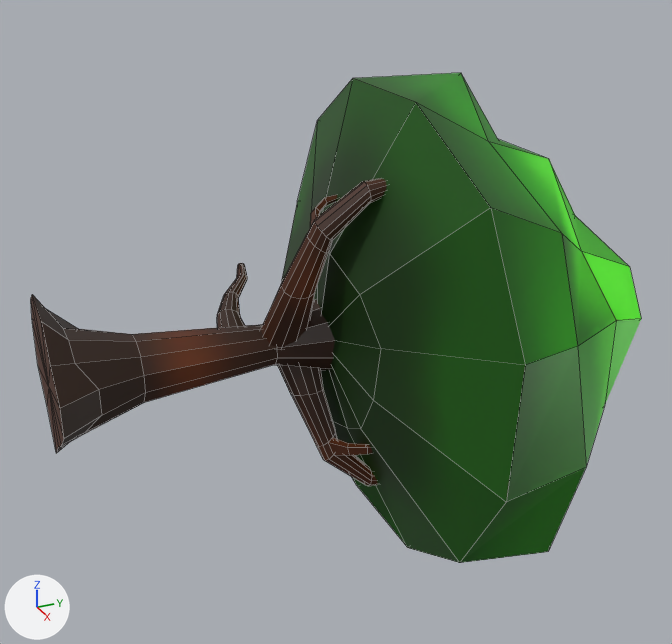
Two versions of the FBX model Assets/Models/TreeLarge.fbx, one commit apart.
One viewpoint serves both versions: a 50 mm lens placed at (608.0, -53.0, 312.0), pointed at (10.0, 216.0, 13.0). Every picture has the same lights, and +X, +Y and +Z are marked at lower left. Mesh edges are drawn as thin lines. Where no turn or scale is listed for an object, it has been applied to the vertices.
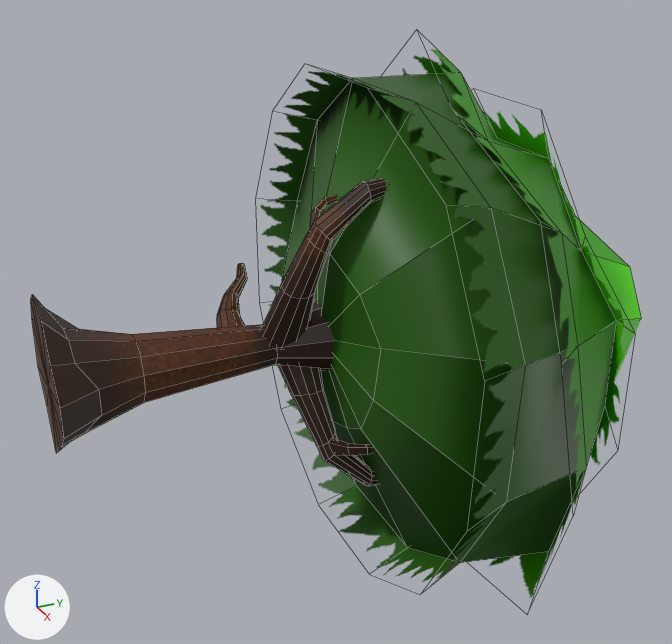
The newer file is also rescaled (x2.0) as a whole; pictures and numbers use the older file's frame.

What the commit changed:
Picture 'Large tree.png' (img_large_tree_png) is new.
Material 'Large tree.png' (mat_large_tree_png) is new.
Its texture is img_large_tree_png (with its transparency).
me_cylinder is used by ob_cylinder; location (0.0, 0.0, 0.0).
me_cylinder had 358 vertices, 408 faces and spanned x -179.0..192.0, y 0.0..438.0, z -183.0..187.0.
me_cylinder now has 394 vertices, 444 faces and spans x -192.0..224.0, y 0.0..438.0, z -216.0..220.0.
Part 1, on me_cylinder:
36 vertices are added at x -192.0..224.0, y 216.0..371.0, z -216.0..220.0.
36 new faces join them.
me_cylinder part 2: 362 kept faces spanning x -179.0..192.0, y 0.0..438.0, z -183.0..187.0 get new texture (UV) coordinates.
me_cylinder part 3: 408 faces spanning x -179.0..192.0, y 0.0..438.0, z -183.0..187.0 switch from mat_treelarge_png (picture img_treelarge_png) to mat_large_tree_png (picture img_large_tree_png).

Boxes (x1, y1, x2, y2) around the edits, measured in the pictures (672 x 644 px):
'cylinder', reshaped (12% taller): before (31, 73, 641, 563); after (31, 49, 641, 598)
part 1 of me_cylinder, added (green): after (261, 49, 624, 598)
part 2 of me_cylinder, surface changed: (59, 73, 641, 563) in both
part 3 of me_cylinder, recoloured: (237, 79, 512, 561) in both
